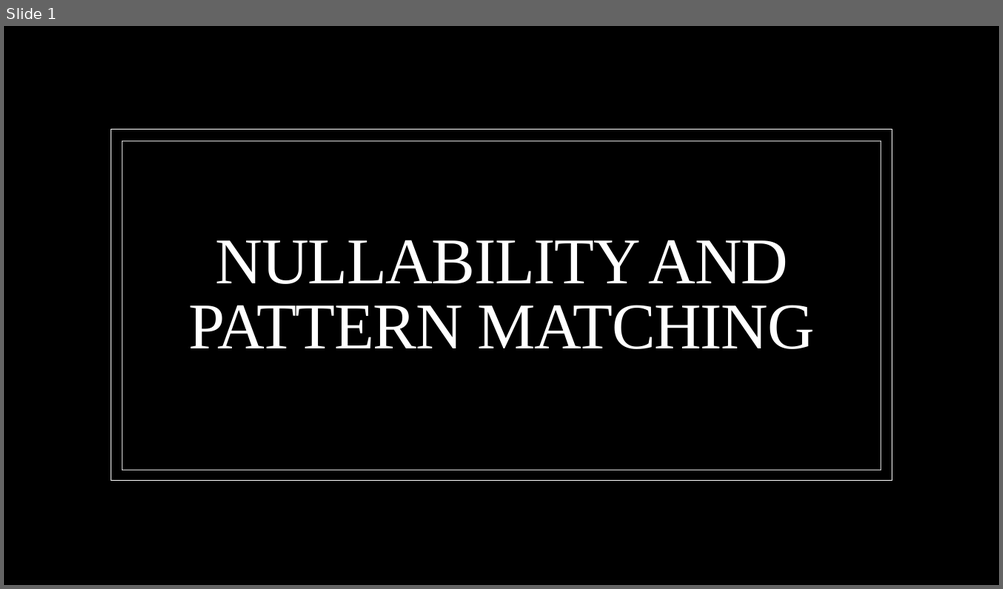
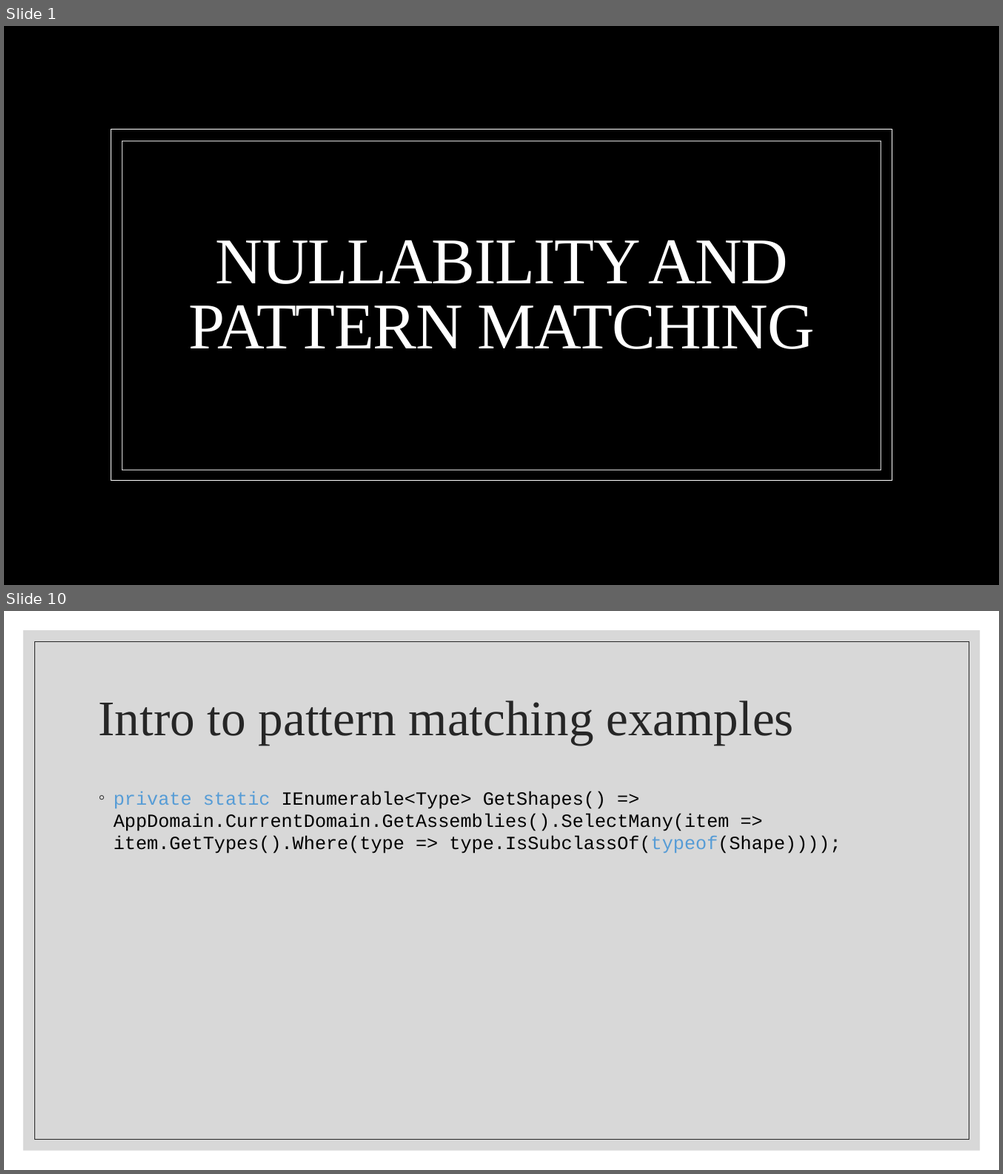
Before and after one commit to BenjaminMichaelis/Lectures, a slide deck: Nullability and Pattern Matching.pptx. Shown one above the other, each under a label of ours: slide 1 before the commit, slides 1 and 10 after it; the slides between them are not shown. The pictures are 1003x589 and 1003x1174 pixels, drawn with LibreOffice and Linux fonts; fonts in the diff are those of the drawing; background and template pictures are left out. Boxes give left, top, right and bottom in pixels: in the first picture for what was removed or moved away, otherwise in the second. Text is boxed around its words. In the diff, an @@ line names an element or a change of style, - is before the commit and + after.

```diff
--- a/Nullability and Pattern Matching.pptx
+++ b/Nullability and Pattern Matching.pptx
@@ slide 10 added at box(4, 611, 999, 1170), background #FFFFFF @@
@@ rectangle added at box(23, 630, 980, 1151), fill #BFBFBF at 60% opacity @@
@@ rectangle added at box(34, 641, 969, 1140), outline #262626 0.5 pt @@
@@ title added at box(99, 701, 794, 744), 48 pt, text #262626 @@
+Intro to pattern matching examples
@@ text added at box(114, 791, 840, 854), 18 pt, text #000000 @@
+◦ private static IEnumerable<Type> GetShapes() => AppDomain.CurrentDomain.GetAssemblies().SelectMany(item => item.GetTypes().Where(type => type.IsSubclassOf(typeof(Shape))));
```
Also in this commit, not shown: 10 other slides added, 1 slide removed, 2 other files.
